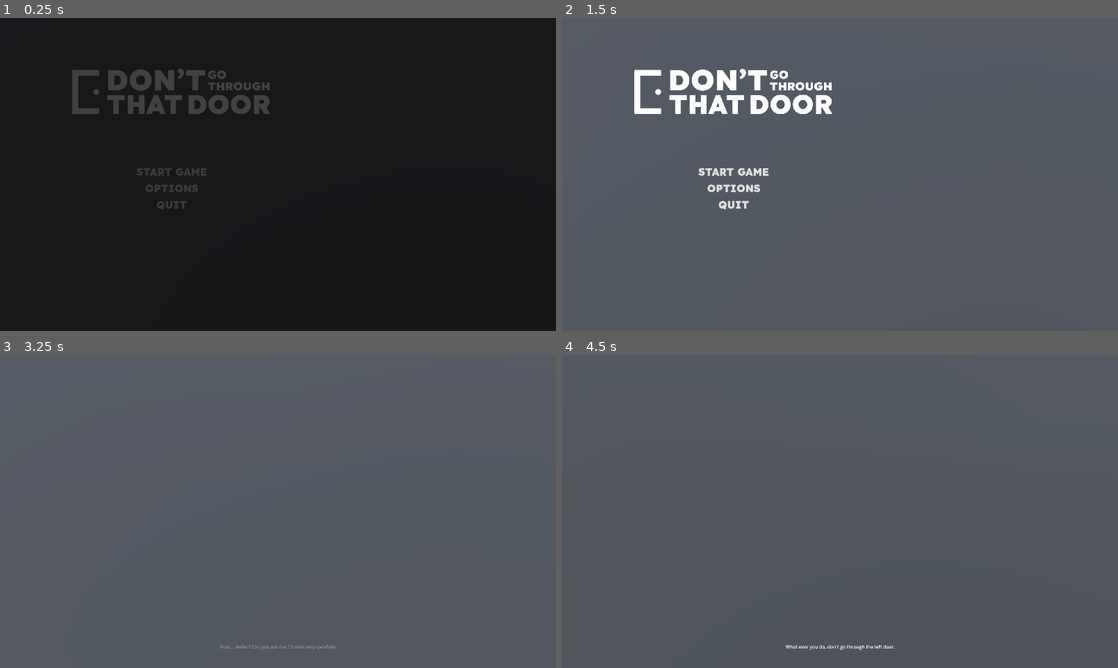
Above: before the commit, frames 1-4 (two rows, left to right).
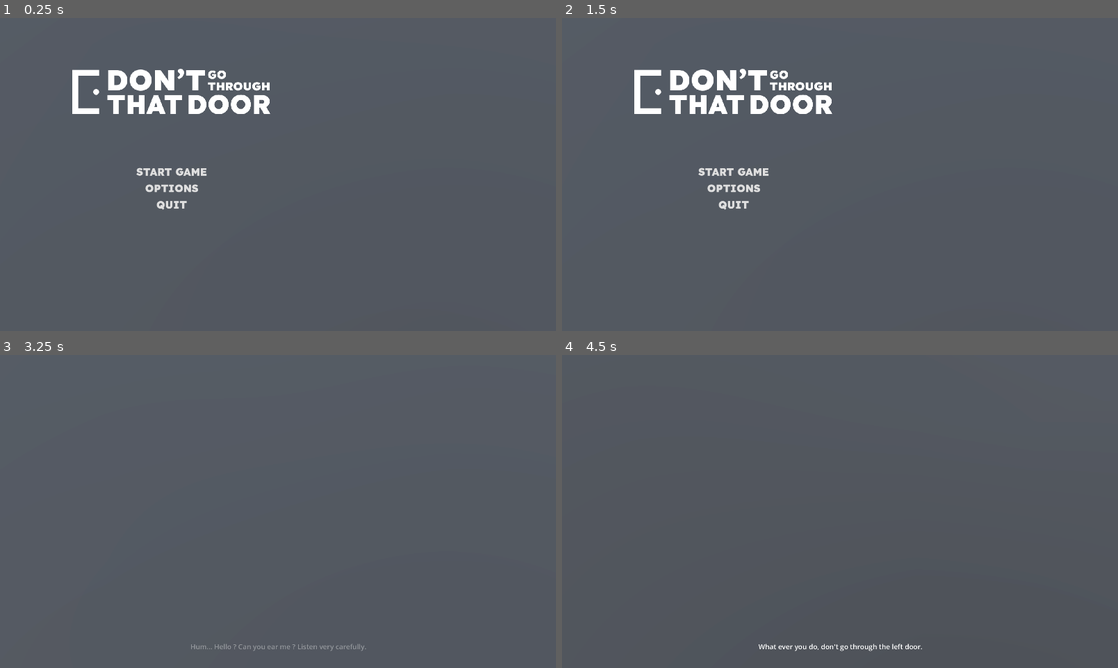
Above: after the commit, the same moments.

Repository: Matteo-Grellier/Dont-go-through-that-door
Game: Godot game, scene res://Scenes/Menus/main_menu.tscn
Two runs of this game, one before a commit and one after it. Both use one fixed random seed, a clock stepped at 60 frames per second and the inputs below. The project has no main scene, so this scene is started directly. Sound files missing from this copy of the repository are replaced by a short silence.
Inputs (mouse positions are in pixels of both pictures, inside the frame that each line leads up to):
- Up to frame 1 (0.25 s): no input
- Up to frame 2 (1.5 s): click "OPTIONS" at 0.5 s; click (734, 233) at 1.25 s, where only the run after the commit has a clickable "⬅ GO BACK"
- Up to frame 3 (3.25 s): click "START GAME" at 2 s; click "START GAME" at 2.75 s
- Up to frame 4 (4.5 s): tap Enter (ui_accept) at 3.5, 3.77, 4.25 s; move the mouse to (962, 495) at 3.52 s; hold D (right) 3.53-4.28 s; click (962, 495) at 3.6 s; move the mouse to (812, 511) at 4.27 s; hold W (forward) from 4.28 s (still down); click (812, 511) at 4.35 s

The runs differ from the first frame. In frame 1, 100% of the frame differs, in the area x 0-100%, y 0-100%; in frame 2, nothing differs; in frame 3, 0.2%; in frame 4, 0.3%.

Commit message:
:lipstick: Add option menu

Diff:
--- a/Ressources/Themes/main_theme.tres
+++ b/Ressources/Themes/main_theme.tres
@@ -16,3 +16,4 @@
 Button/styles/pressed = SubResource("StyleBoxEmpty_2jyw7")
 Fonts/fonts/large = ExtResource("2_tawro")
 Fonts/fonts/normal = ExtResource("2_tawro")
+Label/font_sizes/font_size = 24
--- a/Scenes/Menus/main_menu.tscn
+++ b/Scenes/Menus/main_menu.tscn
@@ -7,6 +7,7 @@
 [ext_resource type="Shader" path="res://Ressources/Shaders/sobelFilter.gdshader" id="2_ay65i"]
 [ext_resource type="Material" uid="uid://ms4tnbi530fk" path="res://Ressources/Materials/yellow_door.tres" id="4_mttjx"]
 [ext_resource type="Texture2D" uid="uid://dsknee1pr8mv" path="res://Ressources/Images/logo-dgttd-white.png" id="5_xhtsu"]
+[ext_resource type="PackedScene" uid="uid://dxd8uroqvbmrv" path="res://Scenes/Menus/options.tscn" id="8_a4i26"]
 
 [sub_resource type="Animation" id="Animation_6drjx"]
 length = 0.001
@@ -394,7 +395,7 @@
 grow_vertical = 2
 theme = ExtResource("1_a268r")
 
-[node name="VBoxContainer2" type="VBoxContainer" parent="CanvasLayer"]
+[node name="MainMenuContent" type="VBoxContainer" parent="CanvasLayer"]
 layout_mode = 1
 offset_left = 250.0
 offset_top = 150.0
@@ -402,31 +403,36 @@
 offset_bottom = 671.0
 theme_override_constants/separation = 150
 
-[node name="TextureRect" type="TextureRect" parent="CanvasLayer/VBoxContainer2"]
+[node name="TextureRect" type="TextureRect" parent="CanvasLayer/MainMenuContent"]
 texture_filter = 1
 layout_mode = 2
 texture = ExtResource("5_xhtsu")
 
-[node name="VBoxContainer" type="VBoxContainer" parent="CanvasLayer/VBoxContainer2"]
+[node name="Options" parent="CanvasLayer/MainMenuContent" instance=ExtResource("8_a4i26")]
+visible = false
+layout_mode = 2
+
+[node name="MenuButtons" type="VBoxContainer" parent="CanvasLayer/MainMenuContent"]
 layout_mode = 2
 alignment = 1
 
-[node name="StartGameButton" type="Button" parent="CanvasLayer/VBoxContainer2/VBoxContainer"]
+[node name="StartGameButton" type="Button" parent="CanvasLayer/MainMenuContent/MenuButtons"]
 layout_mode = 2
 text = "START GAME"
 flat = true
 
-[node name="OptionsButton" type="Button" parent="CanvasLayer/VBoxContainer2/VBoxContainer"]
+[node name="OptionsButton" type="Button" parent="CanvasLayer/MainMenuContent/MenuButtons"]
 layout_mode = 2
 text = "OPTIONS"
 flat = true
 
-[node name="QuitButton" type="Button" parent="CanvasLayer/VBoxContainer2/VBoxContainer"]
+[node name="QuitButton" type="Button" parent="CanvasLayer/MainMenuContent/MenuButtons"]
 layout_mode = 2
 text = "QUIT"
 flat = true
 
 [node name="ColorRect" type="ColorRect" parent="CanvasLayer"]
+visible = false
 layout_mode = 1
 anchors_preset = 15
 anchor_right = 1.0
@@ -435,5 +441,7 @@
 grow_vertical = 2
 color = Color(0.00784314, 0.00784314, 0.00784314, 1)
 
-[connection signal="pressed" from="CanvasLayer/VBoxContainer2/VBoxContainer/StartGameButton" to="." method="_on_start_game_button_pressed"]
-[connection signal="pressed" from="CanvasLayer/VBoxContainer2/VBoxContainer/QuitButton" to="." method="_on_quit_button_pressed"]
+[connection signal="go_back" from="CanvasLayer/MainMenuContent/Options" to="." method="_on_options_go_back"]
+[connection signal="pressed" from="CanvasLayer/MainMenuContent/MenuButtons/StartGameButton" to="." method="_on_start_game_button_pressed"]
+[connection signal="pressed" from="CanvasLayer/MainMenuContent/MenuButtons/OptionsButton" to="." method="_on_options_button_pressed"]
+[connection signal="pressed" from="CanvasLayer/MainMenuContent/MenuButtons/QuitButton" to="." method="_on_quit_button_pressed"]
--- /dev/null
+++ b/Scenes/Menus/options.tscn
@@ -0,0 +1,71 @@
+[gd_scene load_steps=5 format=3 uid="uid://dxd8uroqvbmrv"]
+
+[ext_resource type="Theme" uid="uid://cgmxss60dp2dp" path="res://Ressources/Themes/main_theme.tres" id="1_rx5lm"]
+[ext_resource type="FontFile" uid="uid://qa4btte8wh7u" path="res://Ressources/Fonts/Lexend-Black.ttf" id="1_s47sl"]
+[ext_resource type="Script" path="res://Scripts/Menus/options.gd" id="2_skkol"]
+[ext_resource type="FontFile" uid="uid://nf4hj6b6g8di" path="res://Ressources/Fonts/Lexend-ExtraBold.ttf" id="3_p2b02"]
+
+[node name="Options" type="VBoxContainer"]
+custom_minimum_size = Vector2(400, 0)
+size_flags_horizontal = 4
+theme = ExtResource("1_rx5lm")
+theme_override_constants/separation = 25
+alignment = 1
+script = ExtResource("2_skkol")
+
+[node name="Label4" type="Label" parent="."]
+layout_mode = 2
+theme_override_fonts/font = ExtResource("1_s47sl")
+theme_override_font_sizes/font_size = 32
+text = "OPTIONS"
+horizontal_alignment = 1
+
+[node name="Sliders" type="VBoxContainer" parent="."]
+layout_mode = 2
+
+[node name="SensitivityLabel" type="Label" parent="Sliders"]
+layout_mode = 2
+theme_override_fonts/font = ExtResource("3_p2b02")
+text = "Sensitivity"
+
+[node name="SensitivitySlider" type="HSlider" parent="Sliders"]
+layout_mode = 2
+rounded = true
+scrollable = false
+
+[node name="HSeparator" type="HSeparator" parent="Sliders"]
+layout_mode = 2
+theme_override_constants/separation = 25
+
+[node name="SoundLabel" type="Label" parent="Sliders"]
+layout_mode = 2
+theme_override_fonts/font = ExtResource("3_p2b02")
+text = "Sound"
+
+[node name="SoundSlider" type="HSlider" parent="Sliders"]
+layout_mode = 2
+
+[node name="HSeparator2" type="HSeparator" parent="Sliders"]
+visible = false
+layout_mode = 2
+theme_override_constants/separation = 25
+
+[node name="MusicLabel" type="Label" parent="Sliders"]
+visible = false
+layout_mode = 2
+theme_override_fonts/font = ExtResource("3_p2b02")
+text = "Music"
+
+[node name="MusicSlider" type="HSlider" parent="Sliders"]
+visible = false
+layout_mode = 2
+
+[node name="GoBackButton" type="Button" parent="."]
+layout_mode = 2
+theme_override_font_sizes/font_size = 24
+text = "⬅ GO BACK"
+flat = true
+
+[connection signal="drag_ended" from="Sliders/SensitivitySlider" to="." method="_on_sensitivity_slider_drag_ended"]
+[connection signal="drag_ended" from="Sliders/SoundSlider" to="." method="_on_sound_slider_drag_ended"]
+[connection signal="pressed" from="GoBackButton" to="." method="_on_go_back_button_pressed"]
--- a/Scripts/Menus/main_menu.gd
+++ b/Scripts/Menus/main_menu.gd
@@ -2,6 +2,8 @@
 
 @onready var main_scene: PackedScene = load("res://Scenes/dev_spawn.tscn")
 @onready var color_rect: ColorRect = $CanvasLayer/ColorRect
+@onready var options := $CanvasLayer/MainMenuContent/Options
+@onready var menu_buttons := $CanvasLayer/MainMenuContent/MenuButtons
 
 var tween: Tween
 # Called when the node enters the scene tree for the first time.
@@ -12,11 +14,6 @@
 
 	tween.tween_property(color_rect, "modulate:a", 0, 1)
 	tween.tween_callback(func(): color_rect.visible = false)
-
-# Called every frame. 'delta' is the elapsed time since the previous frame.
-func _process(delta):
-	pass
-
 
 func change_scene():
 	get_tree().change_scene_to_packed(main_scene)
@@ -29,6 +26,13 @@
 	tween.tween_property(color_rect, "modulate:a", 1, 1)
 	tween.tween_callback(change_scene)
 
+func _on_options_button_pressed():
+	options.visible = true
+	menu_buttons.visible = false
 
 func _on_quit_button_pressed():
 	get_tree().quit()
+
+func _on_options_go_back():
+	options.visible = false
+	menu_buttons.visible = true
--- /dev/null
+++ b/Scripts/Menus/options.gd
@@ -0,0 +1,21 @@
+extends VBoxContainer
+
+signal go_back
+
+@onready var sensitivity_slider: HSlider = $Sliders/SensitivitySlider
+@onready var sound_slider: HSlider = $Sliders/SoundSlider
+
+func _ready():
+	# Get value from GameManager and set default values for sliders
+	pass
+
+func _on_go_back_button_pressed():
+	go_back.emit()
+
+func _on_sound_slider_drag_ended(value_changed):
+	# Change the value of the sound
+	pass
+
+func _on_sensitivity_slider_drag_ended(value_changed):
+	# Change the value of the mouse sensitivity
+	pass
Not shown: 1 places in Scenes/Menus/main_menu.tscn that only renumber resources
